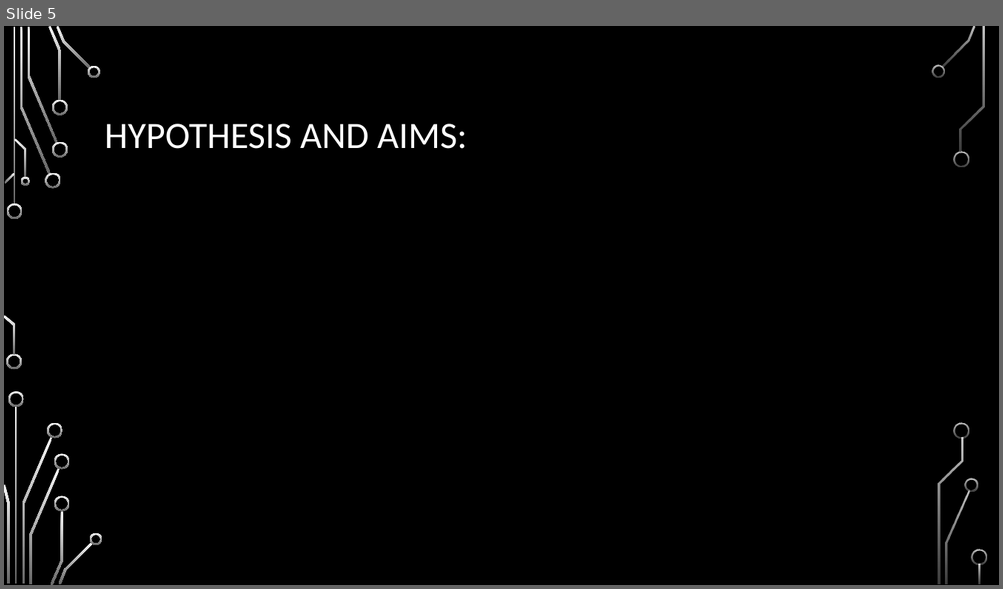
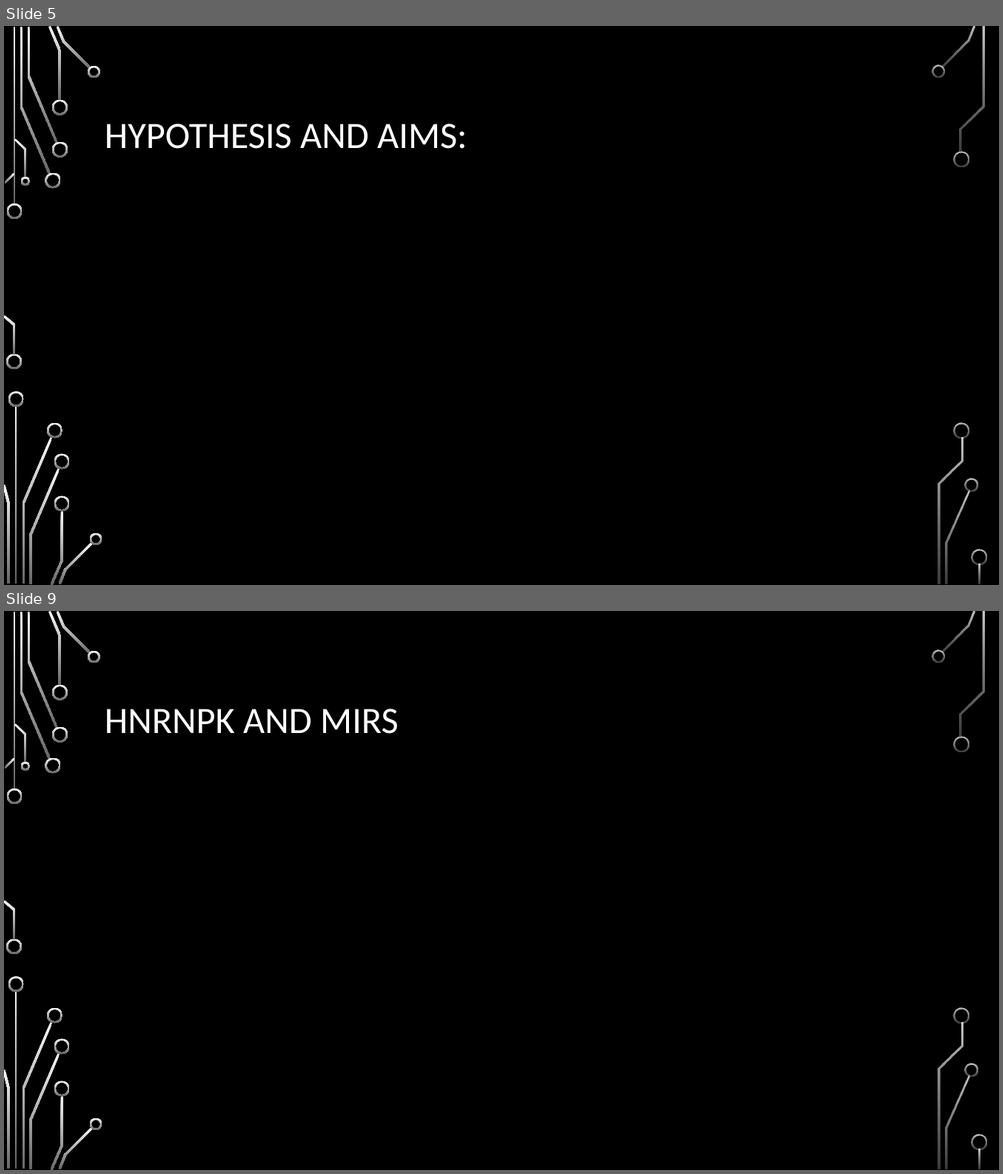
Before and after one commit to HarleyRobinson/Honours2, a slide deck: BackgroundInfo/MeetingSept.pptx. Shown one above the other, each under a label of ours: slide 5 before the commit, slides 5 and 9 after it; the slides between them are not shown. The pictures are 1003x589 and 1003x1174 pixels, drawn with LibreOffice and Linux fonts; fonts in the diff are those of the drawing; background and template pictures are left out. Boxes give left, top, right and bottom in pixels: in the first picture for what was removed or moved away, otherwise in the second. Text is boxed around its words. In the diff, an @@ line names an element or a change of style, - is before the commit and + after.

```diff
--- a/BackgroundInfo/MeetingSept.pptx
+++ b/BackgroundInfo/MeetingSept.pptx
@@ slide 9 added at bbox=[4, 611, 999, 1170], background picture (left out); not listed: 36 template elements that a slide beside it also shows @@
@@ title added at bbox=[105, 709, 398, 734], 36 pt, text #FFFFFF @@
+HNRNPK AND MIRS
```
Also in this commit, not shown: 4 slides changed, 2 other slides added, 2 slides removed, 3 other files.
